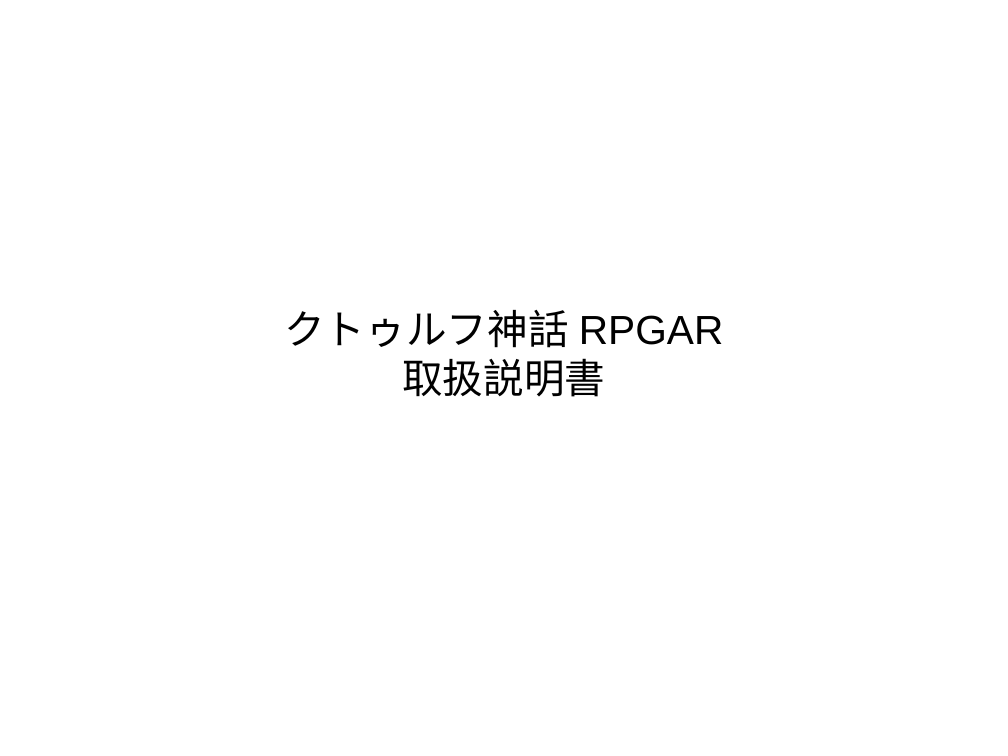
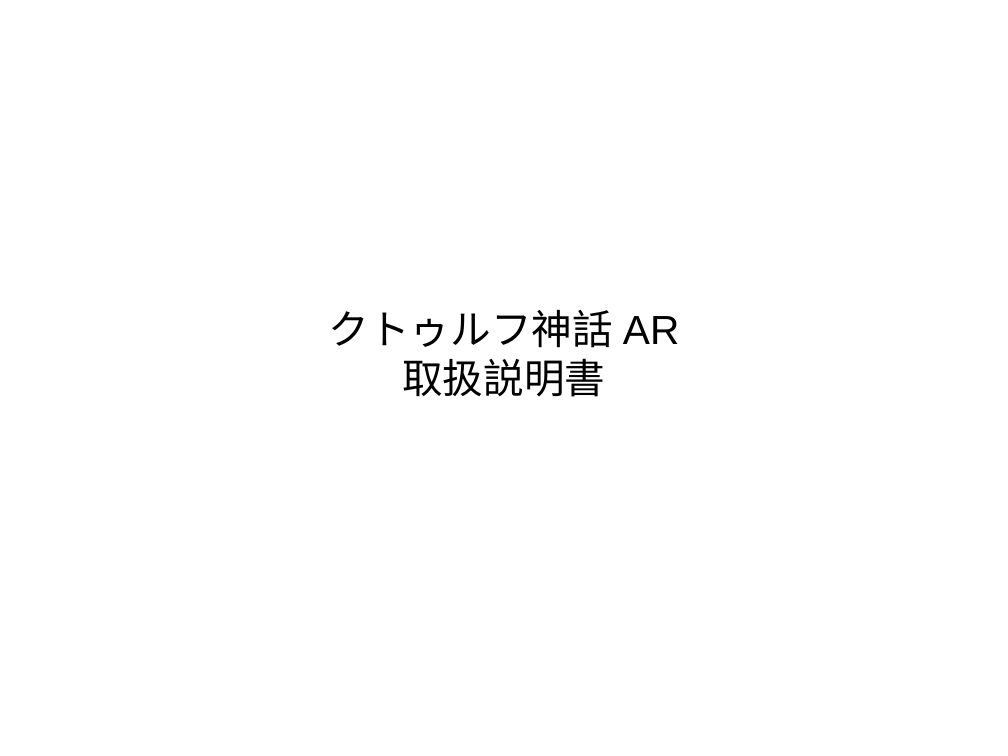
Before and after one commit to HidehiroNomoto/CoCARScenario, a slide deck: slide 1 of CoCScenario/説明書/新規 OpenDocument プレゼンテーション.odp. Drawn at 1008x756 pixels with LibreOffice and Linux fonts; fonts in the diff are those of the drawing. Boxes give left, top, right and bottom in pixels: in the first picture for what was removed or moved away, otherwise in the second. Text is boxed around its words. In the diff, an @@ line names an element or a change of style, - is before the commit and + after.

```diff
--- a/CoCScenario/説明書/新規 OpenDocument プレゼンテーション.odp
+++ b/CoCScenario/説明書/新規 OpenDocument プレゼンテーション.odp
@@ subtitle at [328,310,679,348]: text changed @@
-クトゥルフ神話RPGAR
+クトゥルフ神話AR
```
Also in this commit, not shown: 1 other slide changed, 1 slide added, 5 other files.
